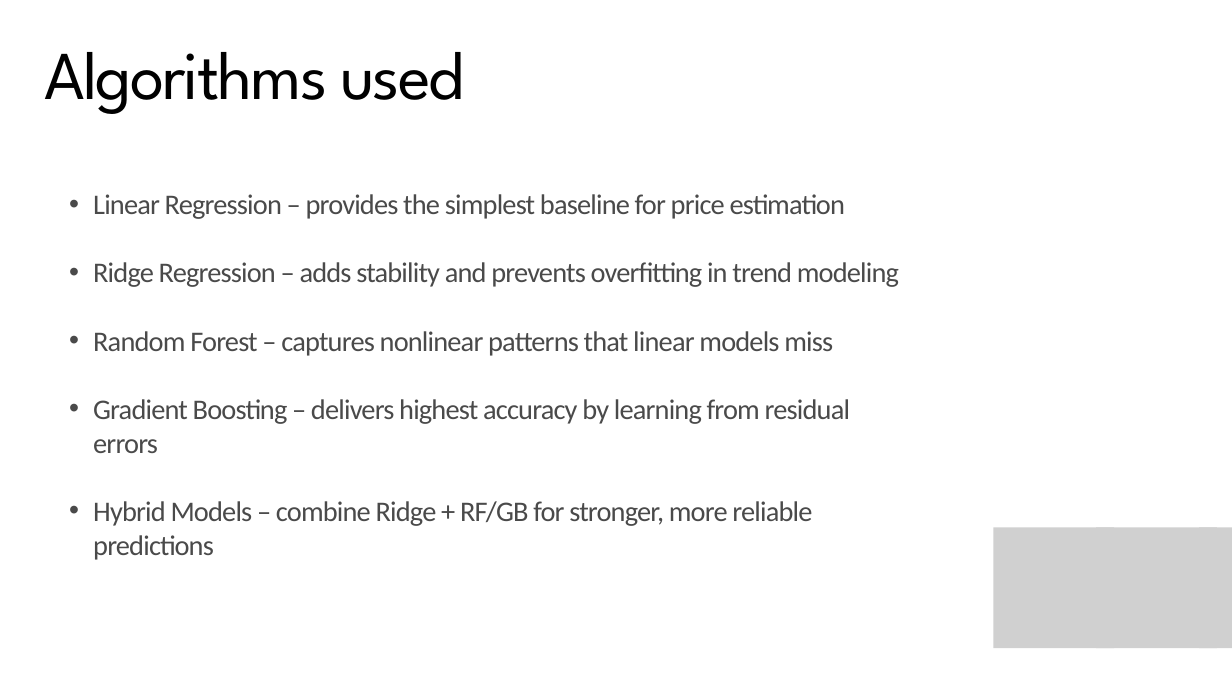
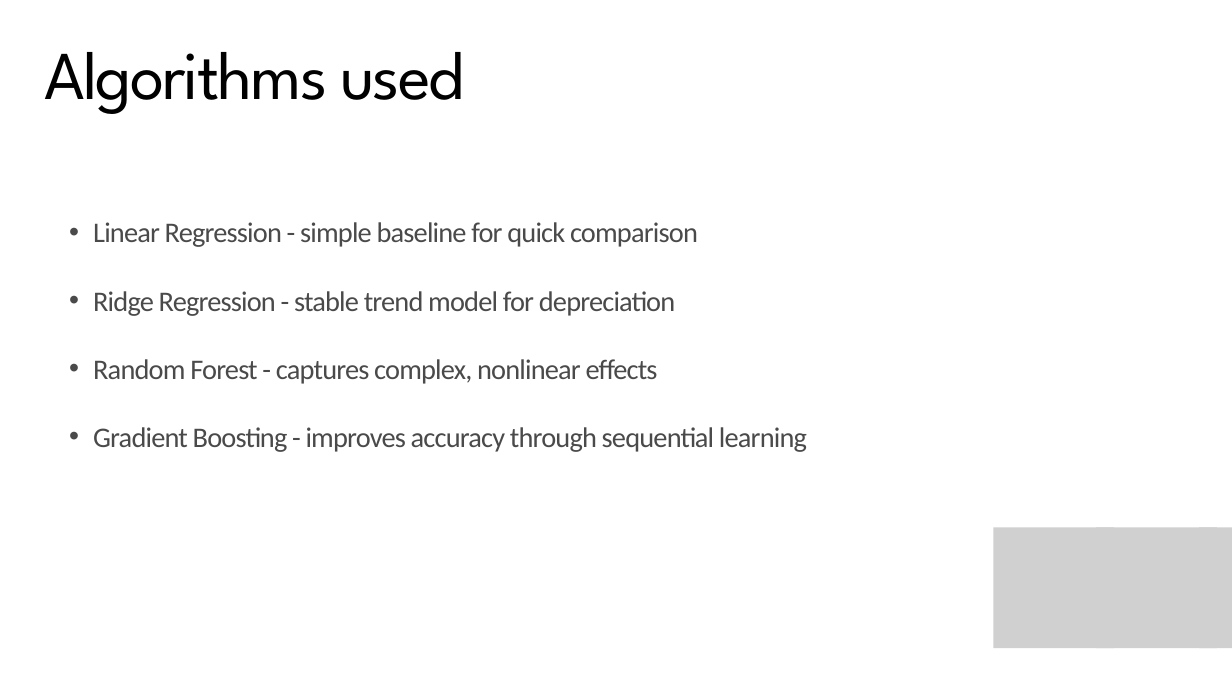
Before and after one commit to Aleks1908/used-car-predictor, a slide deck: slide 7 of FinalPresentation.pptx. Drawn at 1232x693 pixels with LibreOffice and Linux fonts; fonts in the diff are those of the drawing; grey boxes stand for pictures. Boxes give left, top, right and bottom in pixels: in the first picture for what was removed or moved away, otherwise in the second. Text is boxed around its words. In the diff, an @@ line names an element or a change of style, - is before the commit and + after.

```diff
--- a/FinalPresentation.pptx
+++ b/FinalPresentation.pptx
@@ text at <box>93,222,807,452</box>: text changed @@
-  • Linear Regression – provides the simplest baseline for price estimation
-  • Ridge Regression – adds stability and prevents overfitting in trend modeling
-  • Random Forest – captures nonlinear patterns that linear models miss
-  • Gradient Boosting – delivers highest accuracy by learning from residual errors
-  • Hybrid Models – combine Ridge + RF/GB for stronger, more reliable predictions
+  • Linear Regression - simple baseline for quick comparison
+  • Ridge Regression - stable trend model for depreciation
+  • Random Forest - captures complex, nonlinear effects
+  • Gradient Boosting - improves accuracy through sequential learning
```
Also in this commit, not shown: 1 other slide changed, 5 other files.
